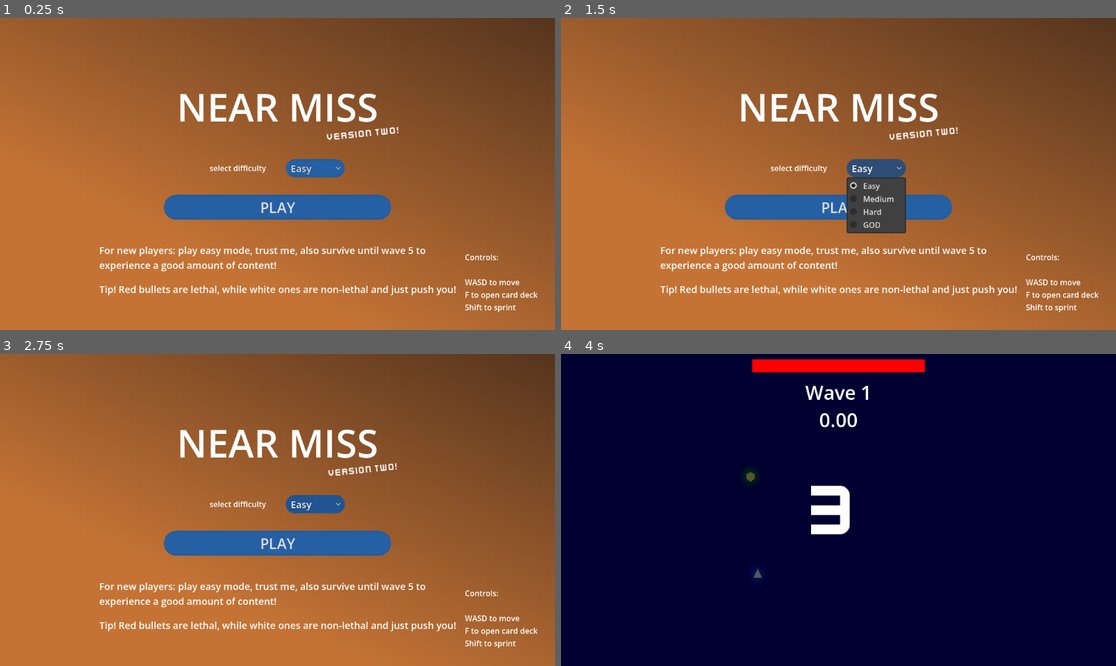
Above: before the commit, frames 1-4 (two rows, left to right).
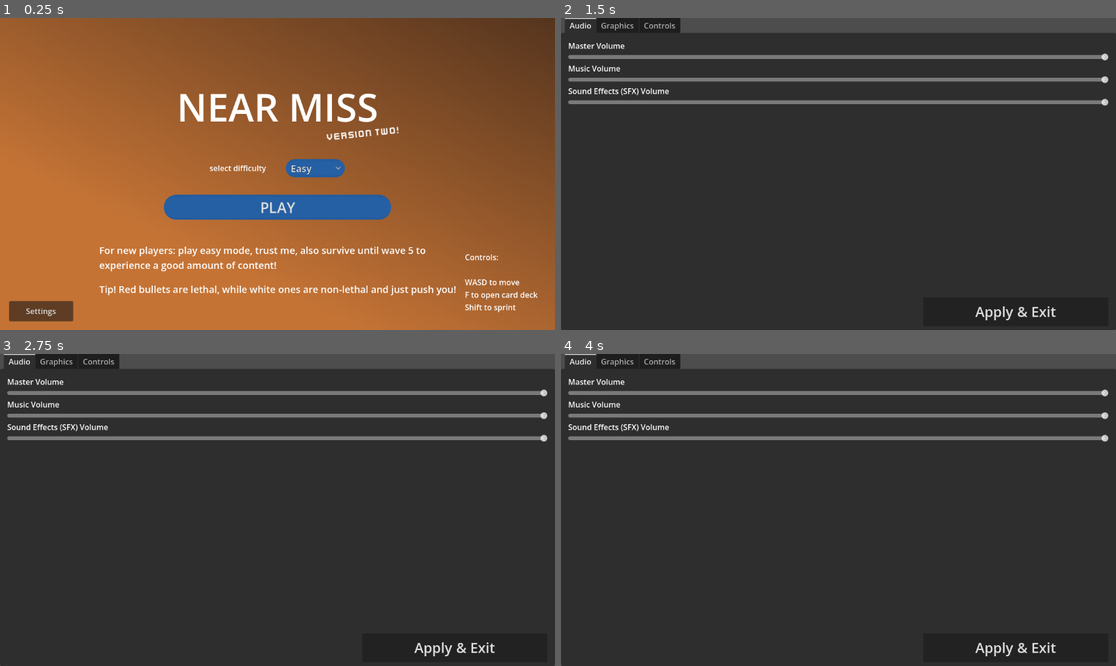
Above: after the commit, the same moments.

Repository: VeryUsual/near-miss
Game: Godot game, scene res://Scenes/MainMenu.tscn
Two runs of this game, one before a commit and one after it. Both use one fixed random seed, a clock stepped at 60 frames per second and the inputs below.
Inputs (mouse positions are in pixels of both pictures, inside the frame that each line leads up to):
- Up to frame 1 (0.25 s): no input
- Up to frame 2 (1.5 s): click (599, 311) at 0.5 s, where only the run after the commit has a clickable "Settings"; click (877, 167) at 1.25 s, where only the run before the commit has a clickable "Easy"
- Up to frame 3 (2.75 s): click (316, 503) at 2 s, where only the run before the commit has a clickable "Easy"
- Up to frame 4 (4 s): click (838, 544) at 2.75 s, where only the run before the commit has a clickable "PLAY"; click (838, 544) at 3.5 s, where only the run before the commit has a clickable "PLAY"

The runs differ from the first frame. In frame 1, 0.8% of the frame differs, in the area x 1-14%, y 90-98%; in frame 2, 98%; in frame 3, 100%, in the area x 0-100%, y 0-100%; in frame 4, 100%.

Commit message:
settings

Diff:
--- a/Scenes/MainMenu.tscn
+++ b/Scenes/MainMenu.tscn
@@ -165,6 +165,18 @@
 text = "For new players: play easy mode, trust me, also survive until wave 5 to
 experience a good amount of content!"
 
+[node name="SettingsButton" type="Button" parent="." unique_id=1634334710]
+layout_mode = 1
+anchors_preset = 2
+anchor_top = 1.0
+anchor_bottom = 1.0
+offset_left = 19.0
+offset_top = -60.0
+offset_right = 152.0
+offset_bottom = -18.0
+grow_vertical = 0
+text = "Settings"
+
 [node name="FadeTransition" parent="." unique_id=758593637 instance=ExtResource("3_8saeu")]
 visible = false
 layout_mode = 1
@@ -173,4 +185,5 @@
 one_shot = true
 
 [connection signal="pressed" from="VBoxContainer/Button" to="." method="_on_button_pressed"]
+[connection signal="pressed" from="SettingsButton" to="." method="_on_settings_button_pressed"]
 [connection signal="timeout" from="FadeTransition/fade_timer" to="." method="_on_fade_timer_timeout"]
--- /dev/null
+++ b/Scenes/settings.tscn
@@ -0,0 +1,120 @@
+[gd_scene format=3 uid="uid://7c4frea4gpv8"]
+
+[ext_resource type="Script" uid="uid://ds2frerd6y3cg" path="res://Scripts/settings.gd" id="1_4geyq"]
+
+[node name="Settings" type="Control" unique_id=1701730021]
+layout_mode = 3
+anchors_preset = 15
+anchor_right = 1.0
+anchor_bottom = 1.0
+grow_horizontal = 2
+grow_vertical = 2
+script = ExtResource("1_4geyq")
+
+[node name="TabContainer" type="TabContainer" parent="." unique_id=1615899123]
+layout_mode = 1
+anchors_preset = 15
+anchor_right = 1.0
+anchor_bottom = 1.0
+grow_horizontal = 2
+grow_vertical = 2
+current_tab = 0
+
+[node name="Audio" type="MarginContainer" parent="TabContainer" unique_id=489634841]
+layout_mode = 2
+theme_override_constants/margin_left = 15
+theme_override_constants/margin_top = 15
+theme_override_constants/margin_right = 15
+theme_override_constants/margin_bottom = 15
+metadata/_tab_index = 0
+
+[node name="VBoxContainer" type="VBoxContainer" parent="TabContainer/Audio" unique_id=800906874]
+layout_mode = 2
+
+[node name="Label" type="Label" parent="TabContainer/Audio/VBoxContainer" unique_id=1614186402]
+layout_mode = 2
+text = "Master Volume"
+
+[node name="MasterVolumeSlider" type="HSlider" parent="TabContainer/Audio/VBoxContainer" unique_id=1273457815]
+layout_mode = 2
+value = 100.0
+
+[node name="Label2" type="Label" parent="TabContainer/Audio/VBoxContainer" unique_id=1552034838]
+layout_mode = 2
+text = "Music Volume"
+
+[node name="MusicVolumeSlider" type="HSlider" parent="TabContainer/Audio/VBoxContainer" unique_id=753485240]
+layout_mode = 2
+value = 100.0
+
+[node name="Label3" type="Label" parent="TabContainer/Audio/VBoxContainer" unique_id=2100436081]
+layout_mode = 2
+text = "Sound Effects (SFX) Volume"
+
+[node name="SFXVolumeSlider" type="HSlider" parent="TabContainer/Audio/VBoxContainer" unique_id=142071777]
+layout_mode = 2
+value = 100.0
+
+[node name="Graphics" type="MarginContainer" parent="TabContainer" unique_id=811848982]
+visible = false
+layout_mode = 2
+theme_override_constants/margin_left = 15
+theme_override_constants/margin_top = 15
+theme_override_constants/margin_right = 15
+theme_override_constants/margin_bottom = 15
+metadata/_tab_index = 1
+
+[node name="Graphics" type="VBoxContainer" parent="TabContainer/Graphics" unique_id=671601684]
+layout_mode = 2
+
+[node name="Label4" type="Label" parent="TabContainer/Graphics/Graphics" unique_id=2036102086]
+layout_mode = 2
+text = "Screen Shake Intensity"
+
+[node name="ScreenShakeIntensitySlider" type="HSlider" parent="TabContainer/Graphics/Graphics" unique_id=1605489300]
+layout_mode = 2
+min_value = 1.0
+max_value = 2.0
+value = 2.0
+
+[node name="Controls" type="VBoxContainer" parent="TabContainer" unique_id=2125157071]
+visible = false
+layout_mode = 2
+metadata/_tab_index = 2
+
+[node name="MarginContainer" type="MarginContainer" parent="TabContainer/Controls" unique_id=920728483]
+layout_mode = 2
+theme_override_constants/margin_left = 20
+theme_override_constants/margin_top = 20
+theme_override_constants/margin_right = 20
+theme_override_constants/margin_bottom = 20
+
+[node name="Label5" type="Label" parent="TabContainer/Controls/MarginContainer" unique_id=1554935860]
+layout_mode = 2
+theme_override_font_sizes/font_size = 20
+text = "Controls:
+W: Move up
+A: Move left
+S: Move down
+D: Move right
+Shift: Sprint
+F: Open deck
+Esc: Open pause menu"
+
+[node name="ApplyAndExitButton" type="Button" parent="." unique_id=898413702]
+layout_mode = 1
+anchors_preset = 3
+anchor_left = 1.0
+anchor_top = 1.0
+anchor_right = 1.0
+anchor_bottom = 1.0
+offset_left = -400.0
+offset_top = -68.0
+offset_right = -16.0
+offset_bottom = -8.0
+grow_horizontal = 0
+grow_vertical = 0
+theme_override_font_sizes/font_size = 29
+text = "Apply & Exit"
+
+[connection signal="pressed" from="ApplyAndExitButton" to="." method="_on_apply_and_exit_button_pressed"]
--- a/Scripts/Globals.gd
+++ b/Scripts/Globals.gd
@@ -8,3 +8,7 @@
 var equipped_cards = ["slowmo"]
 var player_speed = 500
 var coins = 0
+var screenshake_power = 2
+var master_volume = 100
+var music_volume = 100
+var sfx_volume = 100
--- a/Scripts/camera_2d.gd
+++ b/Scripts/camera_2d.gd
@@ -5,7 +5,7 @@
 @export var max_roll : float = 0.1
 
 var trauma : float = 0.0
-var trauma_power : int = 2
+var trauma_power : int = Globals.screenshake_power
 
 func _ready() -> void:
 	randomize()
--- a/Scripts/game.gd
+++ b/Scripts/game.gd
@@ -79,6 +79,11 @@
 		Vector2(0.9, 0.9),
 		1.2
 	).set_trans(Tween.TRANS_SINE).set_ease(Tween.EASE_OUT)
+
+	if Globals.master_volume <= 50 or Globals.music_volume <= 50:
+		$BackgroundMusicAudioPlayer.volume_db = -10
+	else:
+		$BackgroundMusicAudioPlayer.volume_db = -5
 
 	$CanvasLayer/Countdown.scale = Vector2.ONE
 	$CanvasLayer/Countdown.pivot_offset = $CanvasLayer/Countdown.size / 2
--- a/Scripts/main_menu.gd
+++ b/Scripts/main_menu.gd
@@ -36,3 +36,6 @@
 			Globals.difficulty = "Medium"
 		Globals.difficulty = $VBoxContainer/HBoxContainer/OptionButton.get_item_text($VBoxContainer/HBoxContainer/OptionButton.get_selected()).strip_edges(true, true)
 		get_tree().change_scene_to_file("res://Scenes/game.tscn")
+
+func _on_settings_button_pressed() -> void:
+	get_tree().change_scene_to_file("res://Scenes/settings.tscn")
--- /dev/null
+++ b/Scripts/settings.gd
@@ -0,0 +1,14 @@
+extends Control
+
+func _ready() -> void:
+	$TabContainer/Graphics/Graphics/ScreenShakeIntensitySlider.value = Globals.screenshake_power
+
+func _on_apply_and_exit_button_pressed() -> void:
+	if $TabContainer/Graphics/Graphics/ScreenShakeIntensitySlider.value == 1.0 or $TabContainer/Graphics/Graphics/ScreenShakeIntensitySlider.value == 2.0:
+		Globals.screenshake_power = $TabContainer/Graphics/Graphics/ScreenShakeIntensitySlider.value
+
+	Globals.master_volume = $TabContainer/Audio/VBoxContainer/MasterVolumeSlider.value
+	Globals.music_volume = $TabContainer/Audio/VBoxContainer/MusicVolumeSlider.value
+	Globals.sfx_volume = $TabContainer/Audio/VBoxContainer/SFXVolumeSlider.value
+
+	get_tree().change_scene_to_file("res://Scenes/MainMenu.tscn")
Not shown, added: Scripts/settings.gd.uid
